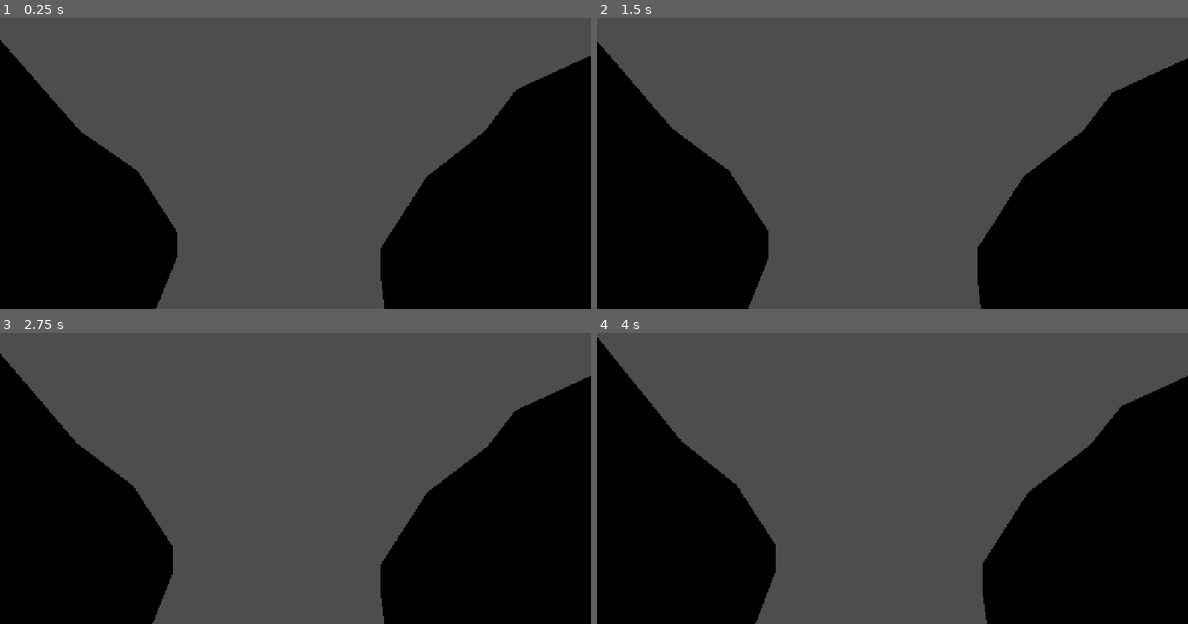
Above: before the commit, frames 1-4 (two rows, left to right).
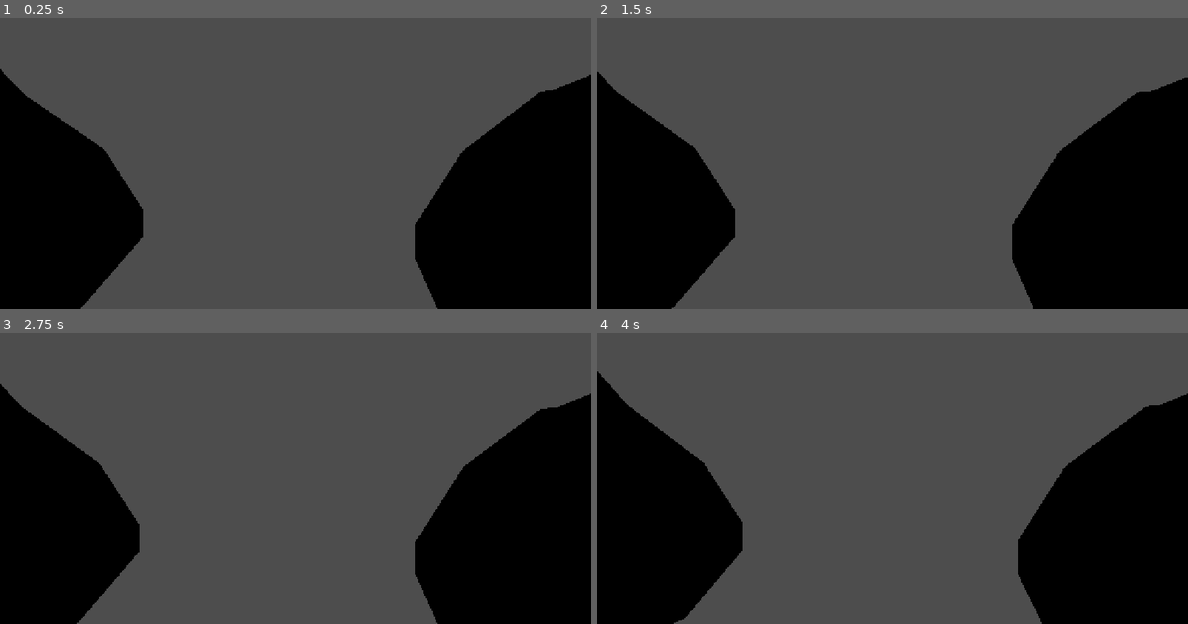
Above: after the commit, the same moments.

Repository: amami-cell/susabiyu-ig-auto
Game: Godot game, scene res://scenes/actors/player.tscn
Same seed, same stepped clock (60 frames per second), same inputs: the game is played once before the commit and once after it. This scene is started directly instead of the project's main scene.
Inputs (mouse positions are in pixels of both pictures, inside the frame that each line leads up to):
- Up to frame 1 (0.25 s): no input
- Up to frame 2 (1.5 s): move the mouse to (1022, 125) at 0.52 s; hold D (move_right) 0.53-1.25 s; tap J (act_attack) at 0.6 s; click (1022, 125) at 0.67 s; tap Space (act_jump) at 0.77, 1.07 s; drag from (774, 160) to (862, 210) at 1.27 s
- Up to frame 3 (2.75 s): move the mouse to (354, 385) at 2.02 s; hold D (move_right) from 2.03 s (still down); tap J (act_attack) at 2.1 s
- Up to frame 4 (4 s): release D (move_right) at 2.75 s; drag from (862, 525) to (715, 408) at 2.77 s; move the mouse to (1069, 507) at 3.52 s; hold A (move_left) from 3.53 s (still down); tap J (act_attack) at 3.6 s; tap Space (act_jump) at 3.77 s

The runs differ from the first frame. In frame 1, 7.9% of the frame differs, in the area x 0-100%, y 7-100%; in frame 2, 7.8%; in frame 3, 7.8%; in frame 4, 8.2%, in the area x 0-100%, y 1-100%.

Commit message:
方向修正：アニメ風の飛び出た目を撤去し、ディズニー/ジブリ寄りの自然な人に
- 頭でっかちのチビ化をやめ、自然な頭身へ（頭ほんの少しだけ大きめ＝あたたかみ）。
  HEAD 2.0→1.32、HAND/FOOT 1.35/1.3→1.1。
- 貼り付けの大きなアニメ目・ほっぺ・口の overlay を削除（_build_cute_face / _face_ball を撤去）。
  モデル本来の落ち着いた顔を活かすグラウンデッドな見た目に。selftest OK。

Co-Authored-By: Claude Opus 4.8 <noreply@anthropic.com>
Claude-Session: https://claude.ai/code/session_01Vw7YN8y4ArxBhwqv8CY4gx

Diff:
--- a/kobito-3d/scenes/actors/kobito_model.gd
+++ b/kobito-3d/scenes/actors/kobito_model.gd
@@ -12,9 +12,10 @@
 const BASE_SCALE := 0.052       # HVGirl の素の大きさ→小人サイズへ
 const FEET_Y := -0.52           # body ローカルでの足元（クレイ版と揃える）
 const WALK_SPEED_ON := 0.4      # この速さ以上で歩きアニメ
-const HEAD_SCALE := 2.0         # 頭を大きく＝3頭身チビで可愛く
-const HAND_SCALE := 1.35        # 手足も少し大きく＝ぷにっと可愛い
-const FOOT_SCALE := 1.3
+# ディズニー/ジブリ寄り＝アニメ風の誇張をやめ、自然な頭身（頭ほんの少し大きめ）。
+const HEAD_SCALE := 1.32        # 頭をほんの少しだけ大きく（あたたかみ・ボブルヘッドにしない）
+const HAND_SCALE := 1.1
+const FOOT_SCALE := 1.1
 
 var _actor: Object = null
 var _ap: AnimationPlayer = null
@@ -57,7 +58,7 @@
 		_add_cute_bone("mixamorig_LeftFoot", FOOT_SCALE)
 		_add_cute_bone("mixamorig_RightFoot", FOOT_SCALE)
 		_apply_cute()
-		_build_cute_face(color)
+		# アニメ風の大きな目の貼り付けは廃止（ディズニー/ジブリ寄り＝モデル本来の顔を活かす）
 
 	_ap = model.find_child("AnimationPlayer", true, false)
 	if _ap != null and _ap.has_animation("Idle"):
@@ -68,58 +69,6 @@
 	var idx := _skel.find_bone(bone_name)
 	if idx >= 0:
 		_cute_bones.append([idx, s])
-
-
-## 本物モデルの顔に、大きなアニメ目＋ハイライト＋ほっぺ＋にっこり口を乗せる（可愛い顔）。
-## self(KobitoModel) の子＝キャラの向きと一緒に回る。顔は -Z 側（正面）。
-func _build_cute_face(color: Color) -> void:
-	var hidx := _skel.find_bone("mixamorig_Head")
-	if hidx < 0:
-		return
-	var ht: Transform3D = _skel.global_transform * _skel.get_bone_global_pose(hidx)
-	var hc: Vector3 = to_local(ht.origin)            # 頭の基準点（self ローカル）
-	var r := 0.12                                    # 顔パーツの基準サイズ
-	var eye_c := hc + Vector3(0.0, 0.28, -0.18)      # 頭ボーンは首元なので高めに
-	var mouth_c := hc + Vector3(0.0, 0.12, -0.2)
-	var cheek_c := hc + Vector3(0.0, 0.17, -0.18)
-
-	for sx in [-1.0, 1.0]:
-		# 白目
-		var eye := _face_ball(Color(0.98, 0.98, 0.97), r * 0.8, eye_c + Vector3(0.095 * sx, 0, 0), Vector3(1.0, 1.25, 0.5), 0.0)
-		# 黒目
-		_face_ball(Color(0.09, 0.07, 0.09), r * 0.62, Vector3(0, 0, -r * 0.35), Vector3.ONE, 0.0, eye)
-		# ハイライト（大・小）
-		_face_ball(Color(1, 1, 1), r * 0.24, Vector3(r * 0.28, r * 0.3, -r * 0.55), Vector3.ONE, 0.7, eye)
-		_face_ball(Color(0.85, 0.92, 1.0), r * 0.12, Vector3(-r * 0.24, -r * 0.24, -r * 0.5), Vector3.ONE, 0.6, eye)
-		# ほっぺ
-		_face_ball(Color(1.0, 0.56, 0.6), r * 0.42, cheek_c + Vector3(0.16 * sx, -0.04, 0.0), Vector3(1.2, 0.9, 0.5), 0.15)
-	# にっこり口（3点）
-	_face_ball(Color(0.72, 0.34, 0.36), r * 0.17, mouth_c, Vector3(2.2, 0.7, 0.6), 0.0)
-	for sx in [-1.0, 1.0]:
-		_face_ball(Color(0.72, 0.34, 0.36), r * 0.11, mouth_c + Vector3(0.07 * sx, 0.035, 0.0), Vector3.ONE, 0.0)
-
-
-func _face_ball(col: Color, rad: float, pos: Vector3, sc: Vector3, emit: float, parent: Node3D = null) -> MeshInstance3D:
-	var mi := MeshInstance3D.new()
-	var sm := SphereMesh.new()
-	sm.radius = rad
-	sm.height = rad * 2.0
-	mi.mesh = sm
-	var mat := StandardMaterial3D.new()
-	mat.albedo_color = col
-	mat.roughness = 0.55
-	if emit > 0.0:
-		mat.emission_enabled = true
-		mat.emission = Color(1, 1, 1)
-		mat.emission_energy_multiplier = emit
-	mi.material_override = mat
-	mi.position = pos
-	mi.scale = sc
-	if parent != null:
-		parent.add_child(mi)
-	else:
-		add_child(mi)
-	return mi
 
 
 func _apply_cute() -> void:
